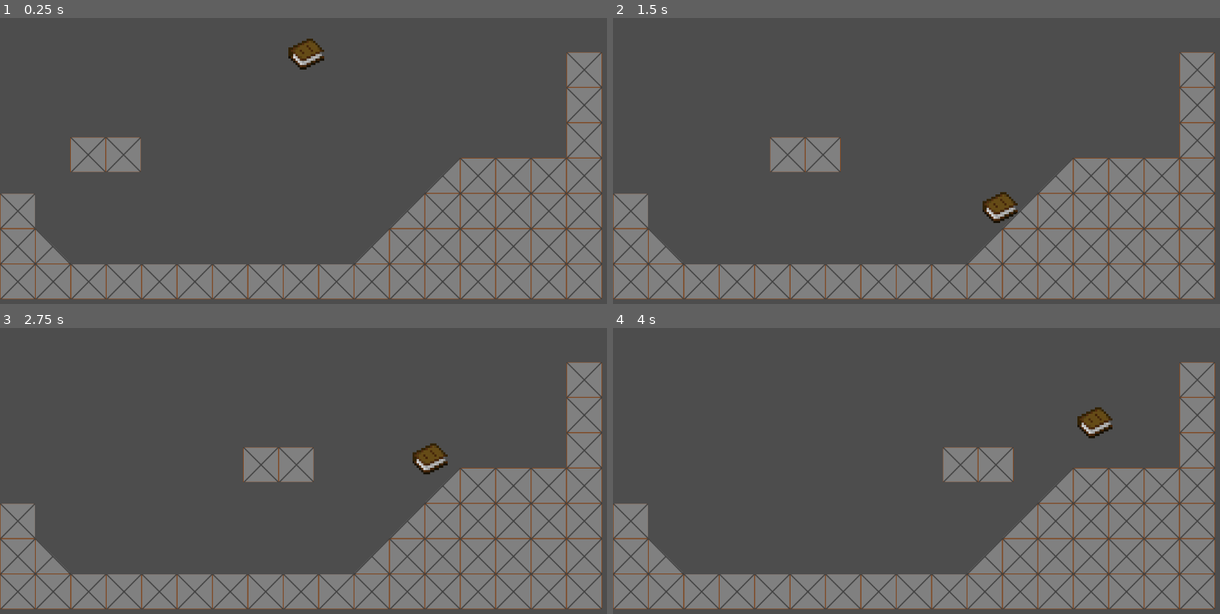
Above: before the commit, frames 1-4 (two rows, left to right).
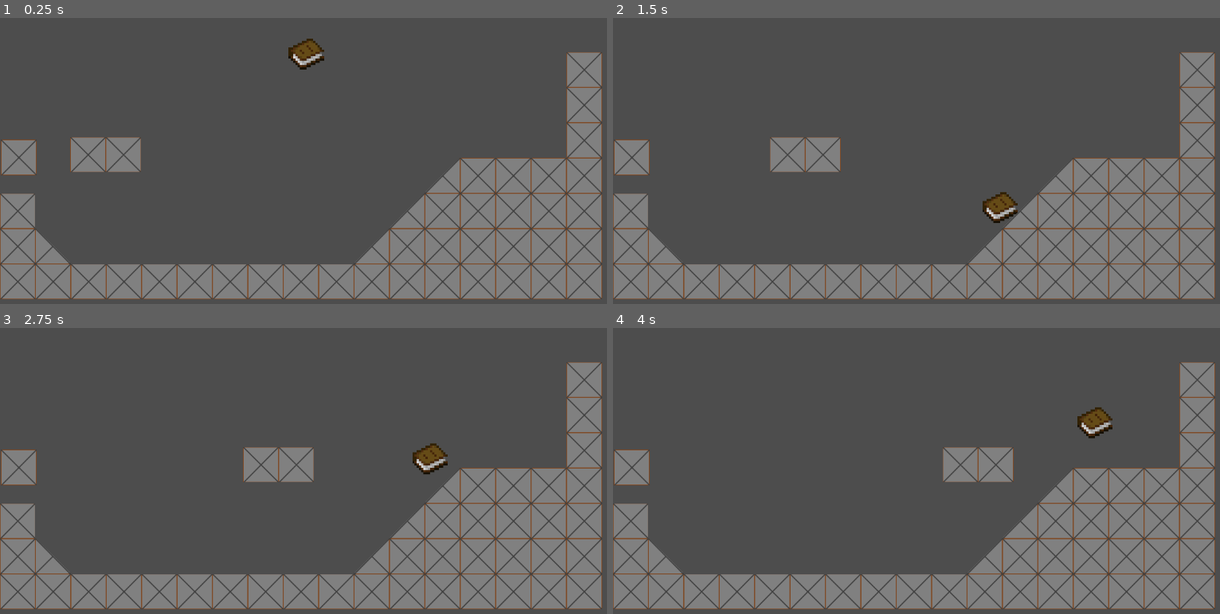
Above: after the commit, the same moments.

Repository: Arti-Dev/LucidNightmaresDemo
Game: Godot game, scene res://scenes/level.tscn
Two runs of this game, one before a commit and one after it. Both use one fixed random seed, a clock stepped at 60 frames per second and the inputs below.
Inputs:
- Up to frame 1 (0.25 s): no input
- Up to frame 2 (1.5 s): hold D (PlayerRight) from 0.53 s (still down); tap Space (PlayerJump) at 0.77 s
- Up to frame 3 (2.75 s): tap Space (PlayerJump) at 1.52 s; release D (PlayerRight) at 2.03 s; hold A (PlayerLeft) from 2.03 s (still down)
- Up to frame 4 (4 s): release A (PlayerLeft) at 2.78 s; hold D (PlayerRight) from 2.78 s (still down); tap Space (PlayerJump) at 3.02, 3.77 s

The runs differ from the first frame. In frame 1, 0.7% of the frame differs, in the area x 0-7%, y 42-55%; in frame 2, 0.7%; in frame 3, 0.7%; in frame 4, 0.7%.

Commit message:
Add "free tile" and telekinetic marker

Diff:
--- /dev/null
+++ b/scenes/free_tile.tscn
@@ -0,0 +1,39 @@
+[gd_scene load_steps=7 format=3 uid="uid://c5fwpb217arma"]
+
+[ext_resource type="Texture2D" uid="uid://by3poox6dkvvr" path="res://assets/tileset/tileset.png" id="1_8vkfn"]
+[ext_resource type="Script" path="res://scripts/free_tile.gd" id="1_lnyvo"]
+[ext_resource type="PackedScene" uid="uid://df73nfep6qcjo" path="res://scenes/marker.tscn" id="3_cd43f"]
+
+[sub_resource type="TileSetAtlasSource" id="TileSetAtlasSource_i2sqx"]
+texture = ExtResource("1_8vkfn")
+texture_region_size = Vector2i(64, 64)
+0:0/0 = 0
+1:0/0 = 0
+2:0/0 = 0
+
+[sub_resource type="TileSet" id="TileSet_j45mj"]
+tile_size = Vector2i(64, 64)
+sources/0 = SubResource("TileSetAtlasSource_i2sqx")
+
+[sub_resource type="RectangleShape2D" id="RectangleShape2D_pn0ws"]
+size = Vector2(60, 59)
+
+[node name="FreeTile" type="Node2D"]
+script = ExtResource("1_lnyvo")
+
+[node name="AnimatableBody2D" type="AnimatableBody2D" parent="."]
+
+[node name="TileMapLayer" type="TileMapLayer" parent="AnimatableBody2D"]
+tile_map_data = PackedByteArray(0, 0, 0, 0, 0, 0, 0, 0, 0, 0, 0, 0, 0, 0)
+tile_set = SubResource("TileSet_j45mj")
+
+[node name="CollisionShape2D" type="CollisionShape2D" parent="AnimatableBody2D"]
+position = Vector2(32, 31)
+shape = SubResource("RectangleShape2D_pn0ws")
+
+[node name="Marker" parent="." instance=ExtResource("3_cd43f")]
+visible = false
+offset_left = -20.0
+offset_top = -17.0
+offset_right = 83.0
+offset_bottom = 79.0
--- a/scenes/level.tscn
+++ b/scenes/level.tscn
@@ -1,8 +1,9 @@
-[gd_scene load_steps=6 format=4 uid="uid://biampqlhctoid"]
+[gd_scene load_steps=7 format=4 uid="uid://biampqlhctoid"]
 
 [ext_resource type="PackedScene" uid="uid://cwsep6ctbelnx" path="res://scenes/player.tscn" id="1_x2e8k"]
 [ext_resource type="Texture2D" uid="uid://by3poox6dkvvr" path="res://assets/tileset/tileset.png" id="2_xsafv"]
 [ext_resource type="PackedScene" uid="uid://xhbyfkdwudvy" path="res://scenes/moving_platform.tscn" id="3_4ubyi"]
+[ext_resource type="PackedScene" uid="uid://c5fwpb217arma" path="res://scenes/free_tile.tscn" id="4_7ors7"]
 
 [sub_resource type="TileSetAtlasSource" id="TileSetAtlasSource_87rnx"]
 resource_name = "testing"
@@ -35,3 +36,6 @@
 position = Vector2(162, 282)
 offset = Vector2(500, 0)
 duration = 8.0
+
+[node name="FreeTile" parent="." instance=ExtResource("4_7ors7")]
+position = Vector2(2, 287)
--- /dev/null
+++ b/scenes/marker.tscn
@@ -0,0 +1,50 @@
+[gd_scene load_steps=5 format=3 uid="uid://df73nfep6qcjo"]
+
+[ext_resource type="Texture2D" path="res://assets/top-left.png" id="1_j8vxc"]
+[ext_resource type="Texture2D" path="res://assets/top-right.png" id="2_1ajjs"]
+[ext_resource type="Texture2D" path="res://assets/bottom-left.png" id="3_pp266"]
+[ext_resource type="Texture2D" path="res://assets/bottom-right.png" id="4_2yiqt"]
+
+[node name="ColorRect" type="ColorRect"]
+offset_right = 98.0
+offset_bottom = 88.0
+color = Color(1, 1, 1, 0)
+
+[node name="TopRight" type="TextureRect" parent="."]
+layout_mode = 1
+anchors_preset = 1
+anchor_left = 1.0
+anchor_right = 1.0
+offset_left = -16.0
+offset_bottom = 16.0
+grow_horizontal = 0
+texture = ExtResource("2_1ajjs")
+
+[node name="BottomLeft" type="TextureRect" parent="."]
+layout_mode = 1
+anchors_preset = 2
+anchor_top = 1.0
+anchor_bottom = 1.0
+offset_top = -16.0
+offset_right = 16.0
+grow_vertical = 0
+texture = ExtResource("3_pp266")
+
+[node name="BottomRight" type="TextureRect" parent="."]
+layout_mode = 1
+anchors_preset = 3
+anchor_left = 1.0
+anchor_top = 1.0
+anchor_right = 1.0
+anchor_bottom = 1.0
+offset_left = -16.0
+offset_top = -16.0
+grow_horizontal = 0
+grow_vertical = 0
+texture = ExtResource("4_2yiqt")
+
+[node name="TextureRect" type="TextureRect" parent="."]
+layout_mode = 0
+offset_right = 16.0
+offset_bottom = 16.0
+texture = ExtResource("1_j8vxc")
--- /dev/null
+++ b/scripts/free_tile.gd
@@ -0,0 +1,18 @@
+extends TelekineticObject
+
+@onready var animBody = $AnimatableBody2D
+@onready var marker = $Marker
+
+# Called when the node enters the scene tree for the first time.
+func _ready() -> void:
+	marker.visible = false
+
+
+# Called every frame. 'delta' is the elapsed time since the previous frame.
+func _process(delta: float) -> void:
+	pass
+
+func set_selected(boo: bool):
+	is_selected = boo
+	if boo:
+		marker.visible = true
--- /dev/null
+++ b/scripts/telekinetic_object.gd
@@ -0,0 +1,11 @@
+extends Node
+class_name TelekineticObject
+
+var is_selected: bool = false
+@export var is_enabled: bool = true
+
+func set_enabled(boo: bool):
+	is_enabled = boo
+
+func set_selected(boo: bool):
+	is_selected = boo
Binary file added: assets/marker/bottom-left.png
Not shown, added: assets/marker/bottom-left.png.import
Binary file added: assets/marker/bottom-right.png
Not shown, added: assets/marker/bottom-right.png.import
Binary file added: assets/marker/top-left.png
Not shown, added: assets/marker/top-left.png.import
Binary file added: assets/marker/top-right.png
Not shown, added: assets/marker/top-right.png.import
